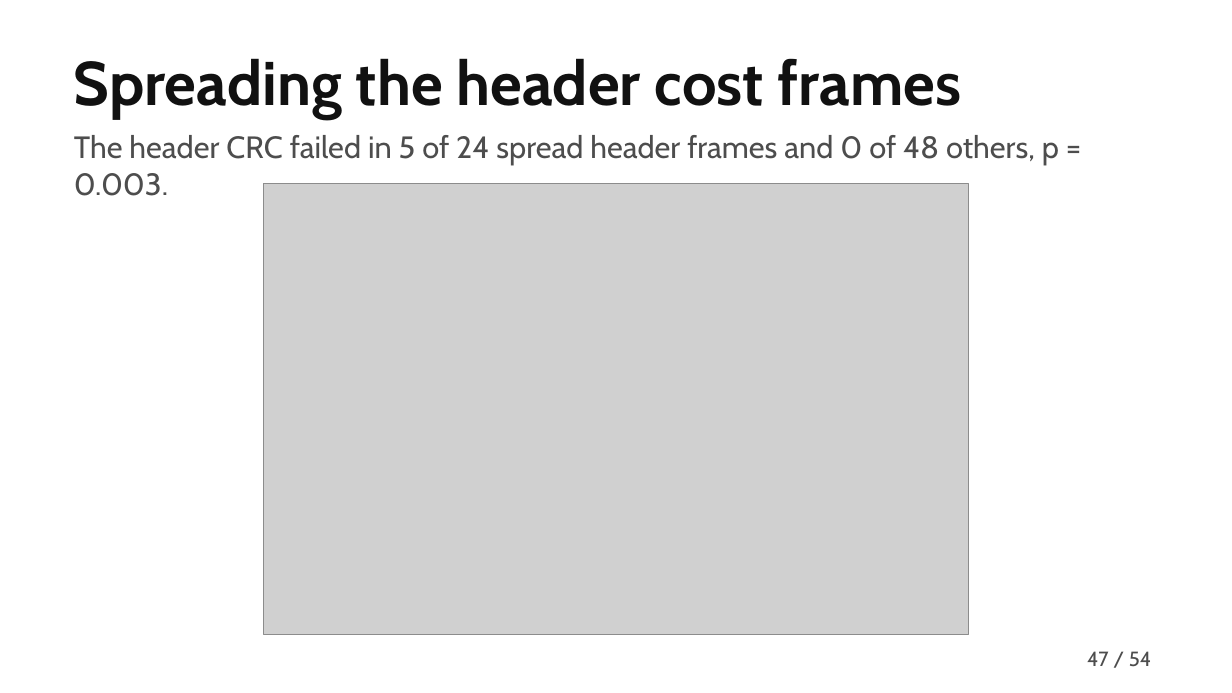
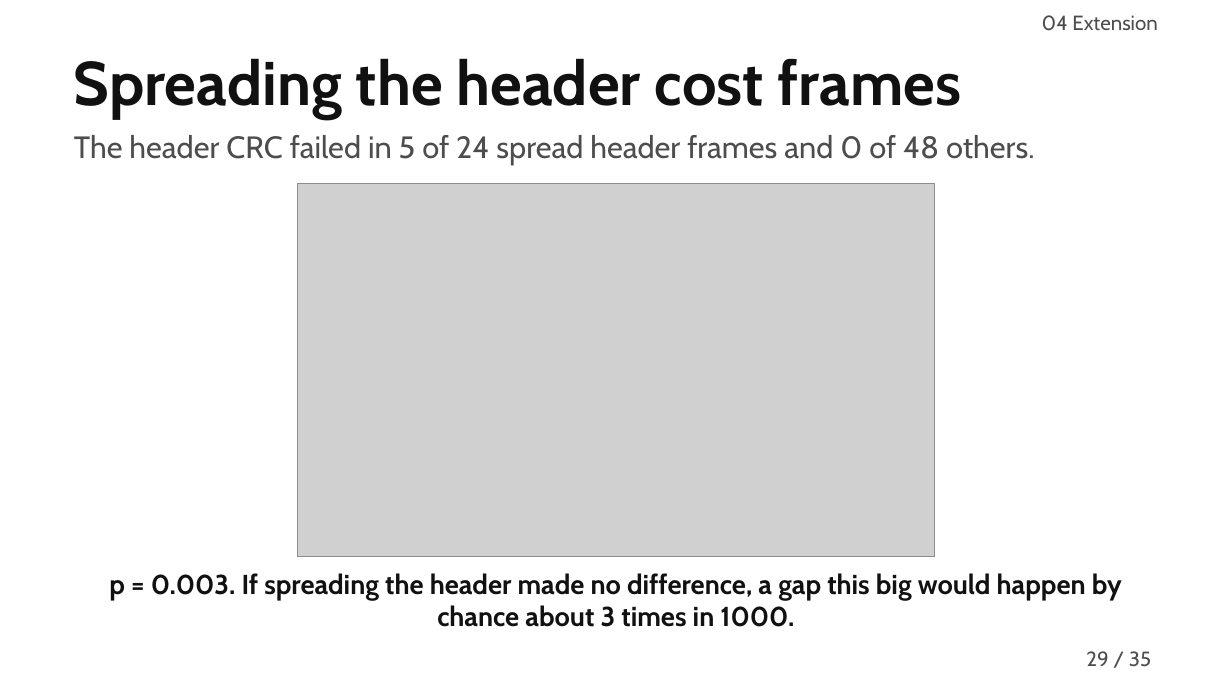
Before and after one commit to MuhammadMaazA/SamplingCW, a slide deck: slide 29 of presentation/gridlink-presentation.pptx (slide 47 before the commit). Drawn at 1232x693 pixels with LibreOffice and Linux fonts; fonts in the diff are those of the drawing; grey boxes stand for pictures. Boxes give left, top, right and bottom in pixels: in the first picture for what was removed or moved away, otherwise in the second. Text is boxed around its words. In the diff, an @@ line names an element or a change of style, - is before the commit and + after.

```diff
--- a/presentation/gridlink-presentation.pptx
+++ b/presentation/gridlink-presentation.pptx
@@ text added at (1042,15,1157,31), 12 pt, text #4D4D4D @@
+04 Extension
@@ text at (74,135,1034,165): text changed @@
-The header CRC failed in 5 of 24 spread header frames and 0 of 48 others, p = 0.003.
+The header CRC failed in 5 of 24 spread header frames and 0 of 48 others.
@@ picture: place and size @@
-picture at (264,184,968,634)
+picture at (298,184,935,557)
@@ text added at (109,573,1122,627), 16 pt, text #111111, bold @@
+p = 0.003. If spreading the header made no difference, a gap this big would happen by chance about 3 times in 1000.
@@ page number at (1086,651,1108,666): text changed @@
-47
+29
@@ text at (1129,651,1151,667): text changed @@
-/ 54
+/ 35
```
Also in this commit, not shown: 31 other slides changed, 1 slide added, 20 slides removed, 20 other files.
